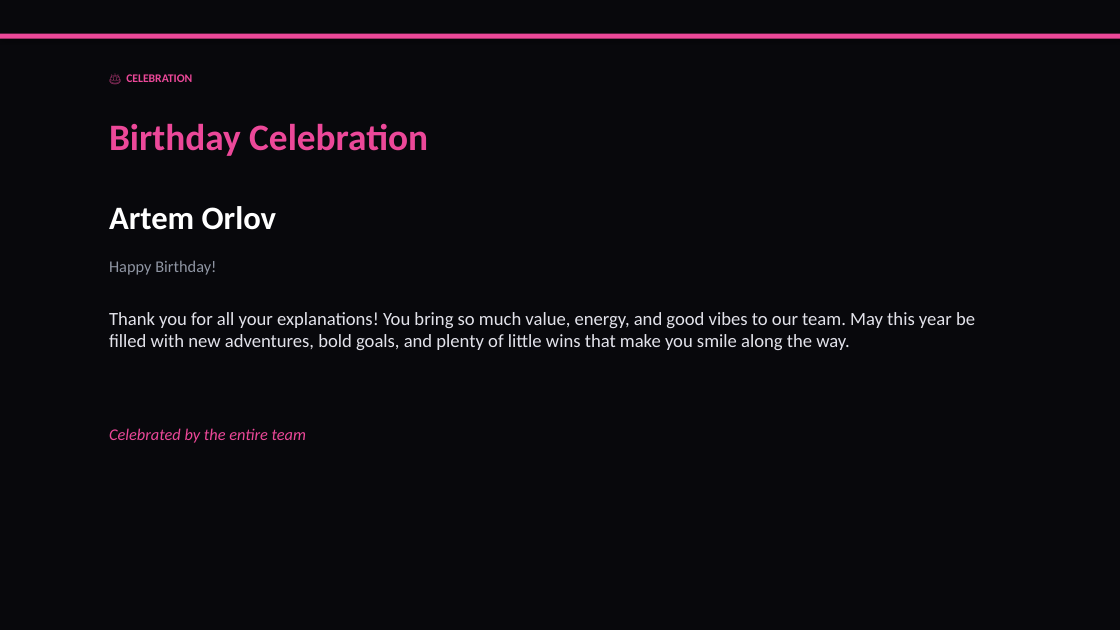
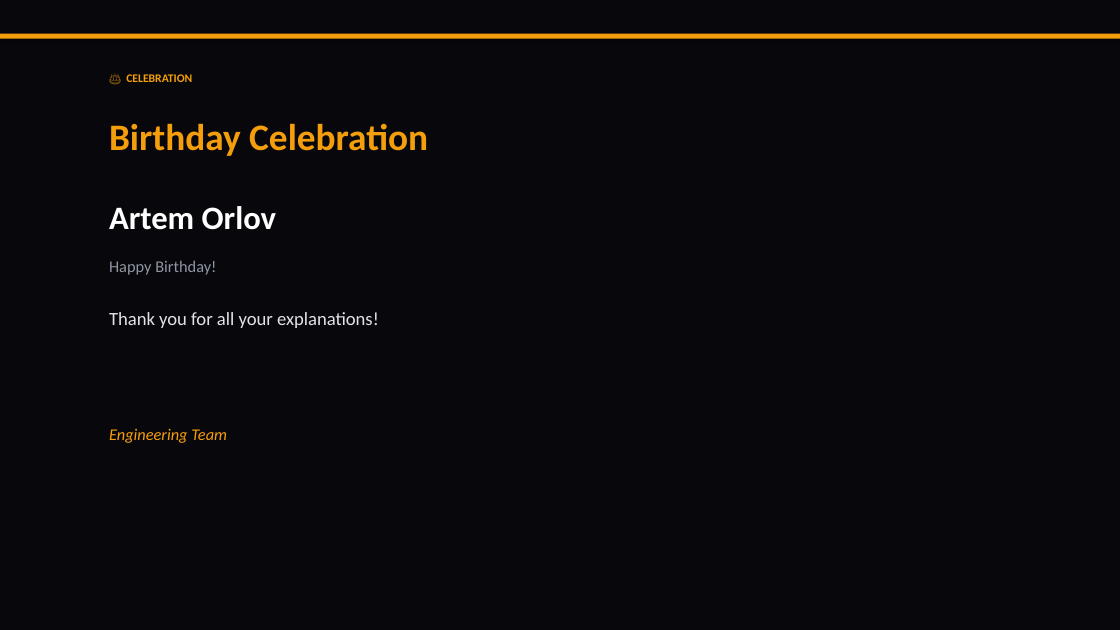
Before and after one commit to liliyagarifullina-maker/appodeal-pulse, a slide deck: slide 2 of data/archive/pulse_2026-03-15.pptx. Drawn at 1120x630 pixels with LibreOffice and Linux fonts; fonts in the diff are those of the drawing. Boxes give left, top, right and bottom in pixels: in the first picture for what was removed or moved away, otherwise in the second. Text is boxed around its words. In the diff, an @@ line names an element or a change of style, - is before the commit and + after.

```diff
--- a/data/archive/pulse_2026-03-15.pptx
+++ b/data/archive/pulse_2026-03-15.pptx
@@ rectangle at (0, 34, 1120, 39): fill #EC4899 to #F59E0B @@
@@ text "🎂 CELEBRATION" at (126, 74, 192, 82): text colour #EC4899 to #F59E0B @@
@@ text "Birthday Celebration" at (109, 123, 428, 156): text colour #EC4899 to #F59E0B @@
@@ text at (109, 312, 379, 328): text changed @@
-Thank you for all your explanations! You bring so much value, energy, and good vibes to our team. May this year be filled with new adventures, bold goals, and plenty of little wins that make you smile along the way.
+Thank you for all your explanations!
@@ text at (109, 428, 227, 443): text changed; text colour #EC4899 to #F59E0B @@
-Celebrated by the entire team
+Engineering Team
```
Also in this commit, not shown: 9 other slides changed, 14 slides added, 5 slides removed, 2 other files.
